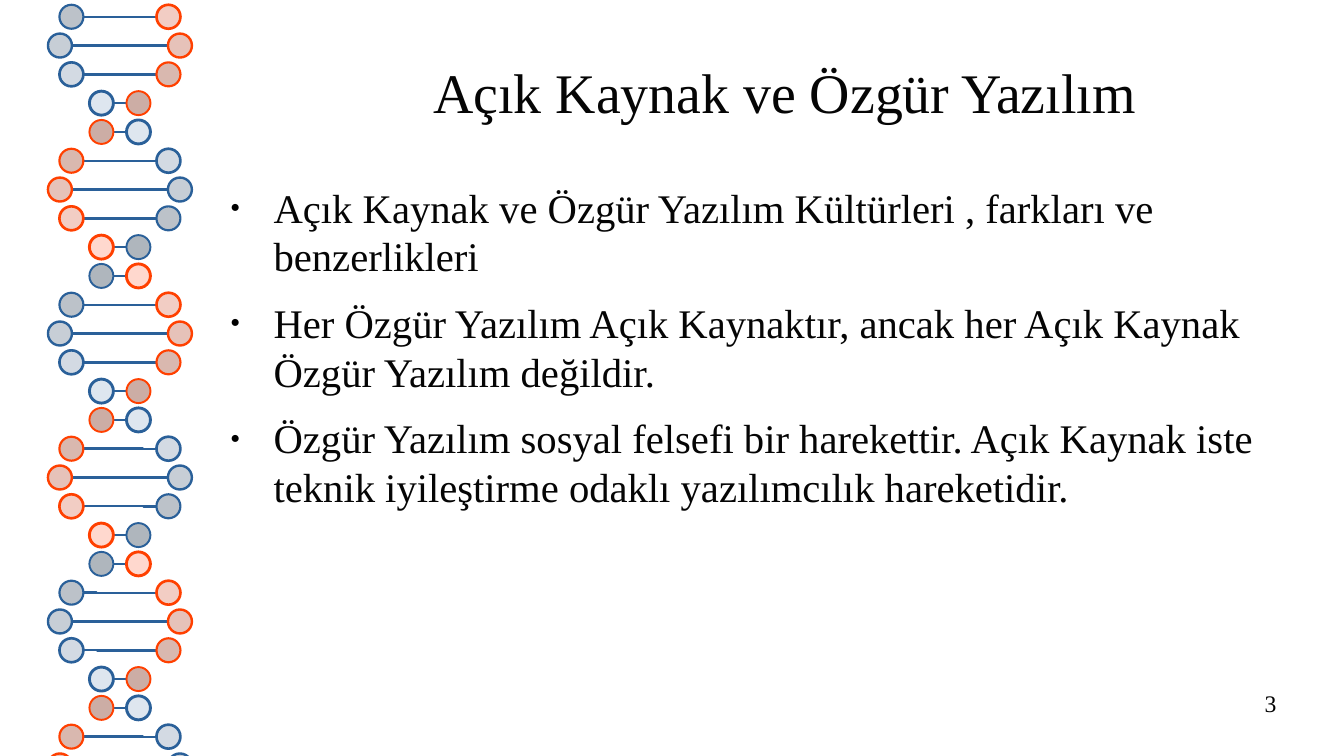
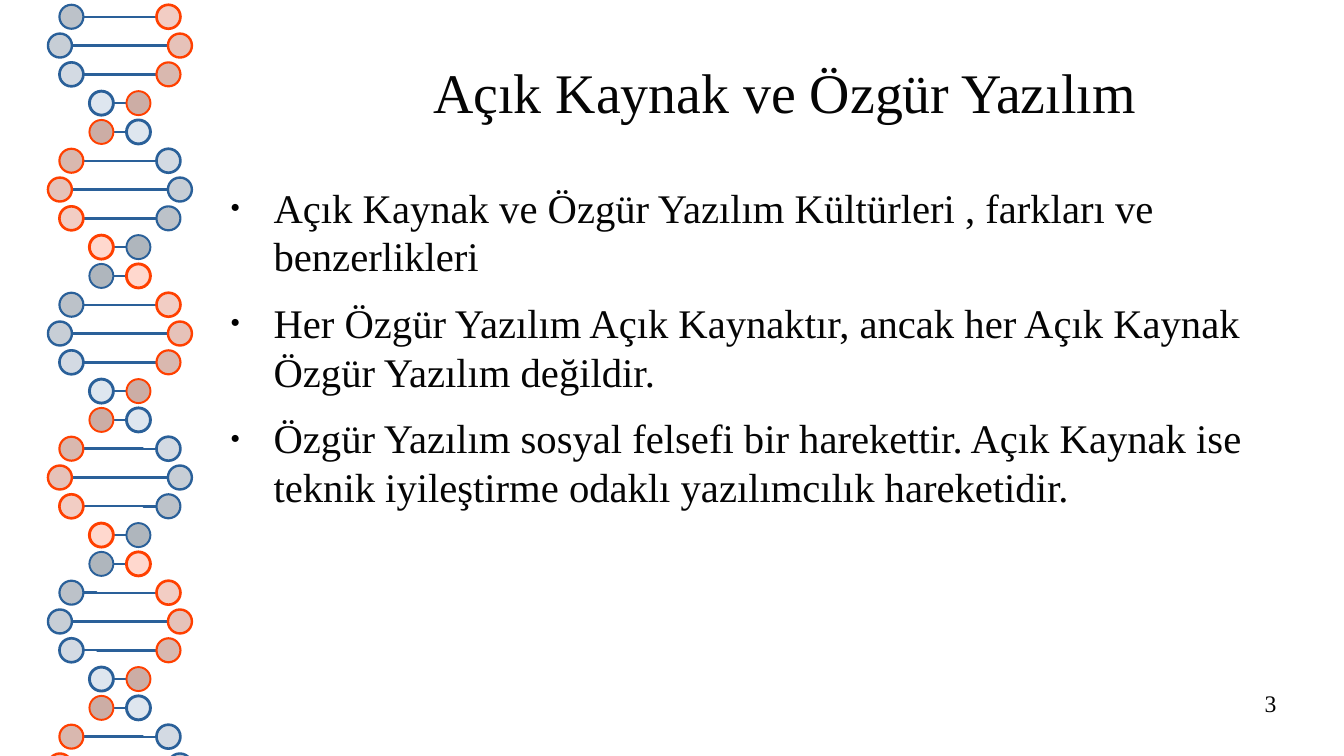
Before and after one commit to hwpplayer1/hacker-how-to, a slide deck: slide 3 of presentations/git_GitHub.odp. Drawn at 1344x756 pixels with LibreOffice and Linux fonts; fonts in the diff are those of the drawing. Boxes give left, top, right and bottom in pixels: in the first picture for what was removed or moved away, otherwise in the second. Text is boxed around its words. In the diff, an @@ line names an element or a change of style, - is before the commit and + after.

```diff
--- a/presentations/git_GitHub.odp
+++ b/presentations/git_GitHub.odp
@@ text at <box>274,422,1241,511</box>: text changed @@
-● Özgür Yazılım sosyal felsefi bir harekettir. Açık Kaynak iste teknik iyileştirme odaklı yazılımcılık hareketidir.
+● Özgür Yazılım sosyal felsefi bir harekettir. Açık Kaynak ise teknik iyileştirme odaklı yazılımcılık hareketidir.
```
Also in this commit, not shown: 1 other file.
